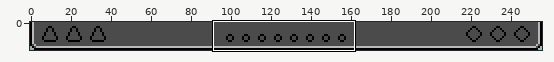
Pixel-art file, stored at assets/hud.ase. The first picture is a wide view before the edit; the outline marks the close-up.
Close-up. Before:
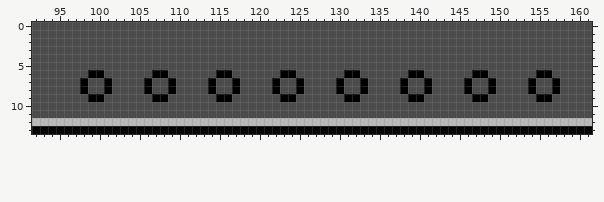
256x14 pixels, 1 frame. Shown: x 92..161, y 0..13.
And afterwards:
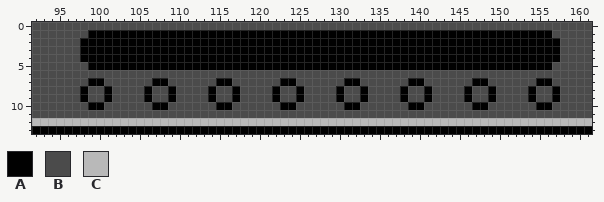
Palette (. is transparent): A #010101  B #4b4b4b  C #b9b9b9
What changed:
layer "Score" added
--- layers "Score", "Beam Tray"
@@ x 92..161 @@
  0 BBBBBBBBBBBBBBBBBBBBBBBBBBBBBBBBBBBBBBBBBBBBBBBBBBBBBBBBBBBBBBBBBBBBBB
- 1 BBBBBBBBBBBBBBBBBBBBBBBBBBBBBBBBBBBBBBBBBBBBBBBBBBBBBBBBBBBBBBBBBBBBBB
- 2 BBBBBBBBBBBBBBBBBBBBBBBBBBBBBBBBBBBBBBBBBBBBBBBBBBBBBBBBBBBBBBBBBBBBBB
- 3 BBBBBBBBBBBBBBBBBBBBBBBBBBBBBBBBBBBBBBBBBBBBBBBBBBBBBBBBBBBBBBBBBBBBBB
- 4 BBBBBBBBBBBBBBBBBBBBBBBBBBBBBBBBBBBBBBBBBBBBBBBBBBBBBBBBBBBBBBBBBBBBBB
- 5 BBBBBBBBBBBBBBBBBBBBBBBBBBBBBBBBBBBBBBBBBBBBBBBBBBBBBBBBBBBBBBBBBBBBBB
- 6 BBBBBBBAABBBBBBAABBBBBBAABBBBBBAABBBBBBAABBBBBBAABBBBBBAABBBBBBAABBBBB
- 7 BBBBBBABBABBBBABBABBBBABBABBBBABBABBBBABBABBBBABBABBBBABBABBBBABBABBBB
+ 1 BBBBBBBAAAAAAAAAAAAAAAAAAAAAAAAAAAAAAAAAAAAAAAAAAAAAAAAAAAAAAAAAABBBBB
+ 2 BBBBBBAAAAAAAAAAAAAAAAAAAAAAAAAAAAAAAAAAAAAAAAAAAAAAAAAAAAAAAAAAAABBBB
+ 3 BBBBBBAAAAAAAAAAAAAAAAAAAAAAAAAAAAAAAAAAAAAAAAAAAAAAAAAAAAAAAAAAAABBBB
+ 4 BBBBBBAAAAAAAAAAAAAAAAAAAAAAAAAAAAAAAAAAAAAAAAAAAAAAAAAAAAAAAAAAAABBBB
+ 5 BBBBBBBAAAAAAAAAAAAAAAAAAAAAAAAAAAAAAAAAAAAAAAAAAAAAAAAAAAAAAAAAABBBBB
+ 6 BBBBBBBBBBBBBBBBBBBBBBBBBBBBBBBBBBBBBBBBBBBBBBBBBBBBBBBBBBBBBBBBBBBBBB
+ 7 BBBBBBBAABBBBBBAABBBBBBAABBBBBBAABBBBBBAABBBBBBAABBBBBBAABBBBBBAABBBBB
  8 BBBBBBABBABBBBABBABBBBABBABBBBABBABBBBABBABBBBABBABBBBABBABBBBABBABBBB
- 9 BBBBBBBAABBBBBBAABBBBBBAABBBBBBAABBBBBBAABBBBBBAABBBBBBAABBBBBBAABBBBB
-10 BBBBBBBBBBBBBBBBBBBBBBBBBBBBBBBBBBBBBBBBBBBBBBBBBBBBBBBBBBBBBBBBBBBBBB
+ 9 BBBBBBABBABBBBABBABBBBABBABBBBABBABBBBABBABBBBABBABBBBABBABBBBABBABBBB
+10 BBBBBBBAABBBBBBAABBBBBBAABBBBBBAABBBBBBAABBBBBBAABBBBBBAABBBBBBAABBBBB
 11 BBBBBBBBBBBBBBBBBBBBBBBBBBBBBBBBBBBBBBBBBBBBBBBBBBBBBBBBBBBBBBBBBBBBBB
